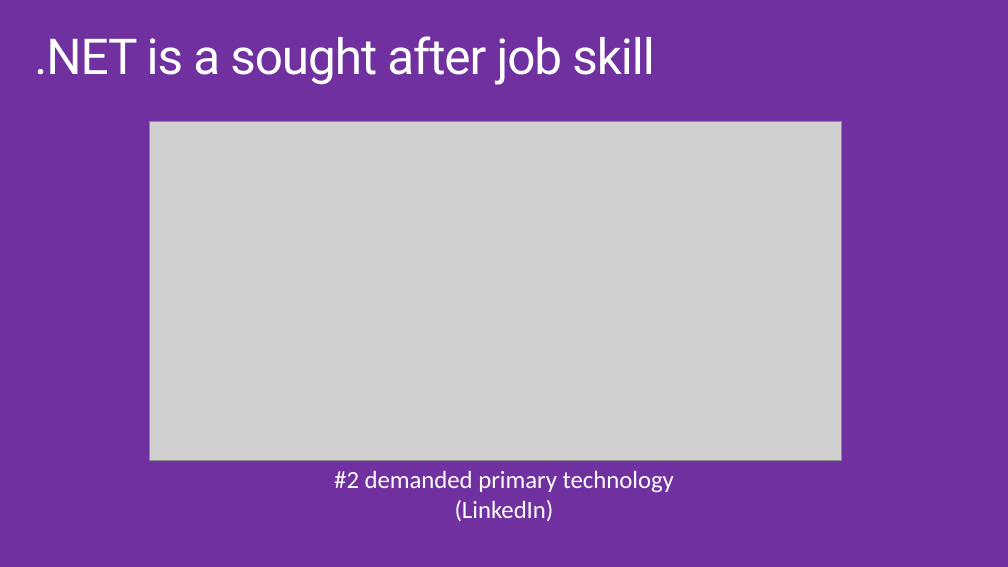
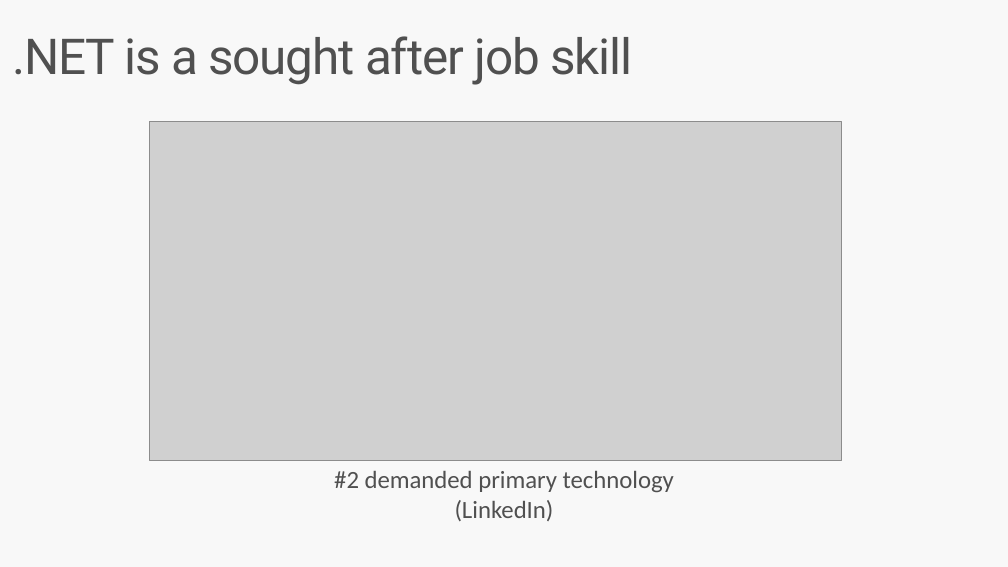
Before and after one commit to dotnet-presentations/home, a slide deck: slide 5 of WhatIsdotNET/WhatIsdotNET.pptx. Drawn at 1008x567 pixels with LibreOffice and Linux fonts; fonts in the diff are those of the drawing; grey boxes stand for pictures. Boxes give left, top, right and bottom in pixels: in the first picture for what was removed or moved away, otherwise in the second. Text is boxed around its words. In the diff, an @@ line names an element or a change of style, - is before the commit and + after.

Commit message:
Added more slides

```diff
--- a/WhatIsdotNET/WhatIsdotNET.pptx
+++ b/WhatIsdotNET/WhatIsdotNET.pptx
@@ background #7030A0 to #F8F8F8 @@
@@ title ".NET is a sought after ..." at <box>12,36,632,85</box>: text colour #FFFFFF to #505050 @@
@@ title ".NET is a sought after ...": place and size @@
-title ".NET is a sought after ..." at <box>34,36,654,85</box>
+title ".NET is a sought after ..." at <box>12,36,632,85</box>
@@ text "#2 demanded primary technology" at <box>334,471,674,521</box>: text colour #FFFFFF to #505050 @@
```
Also in this commit, not shown: 2 other slides changed, 2 slides added, 1 other file.
